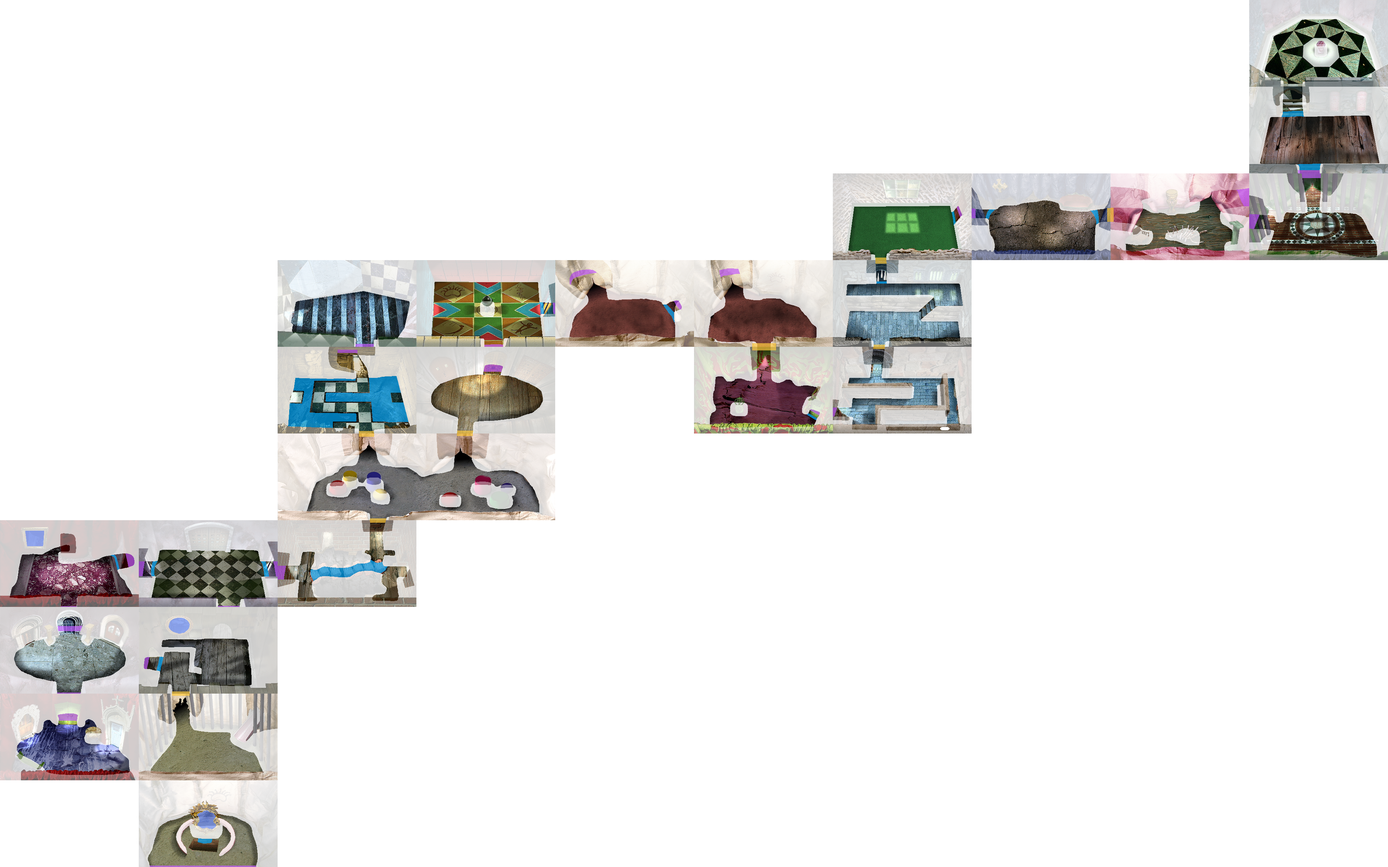
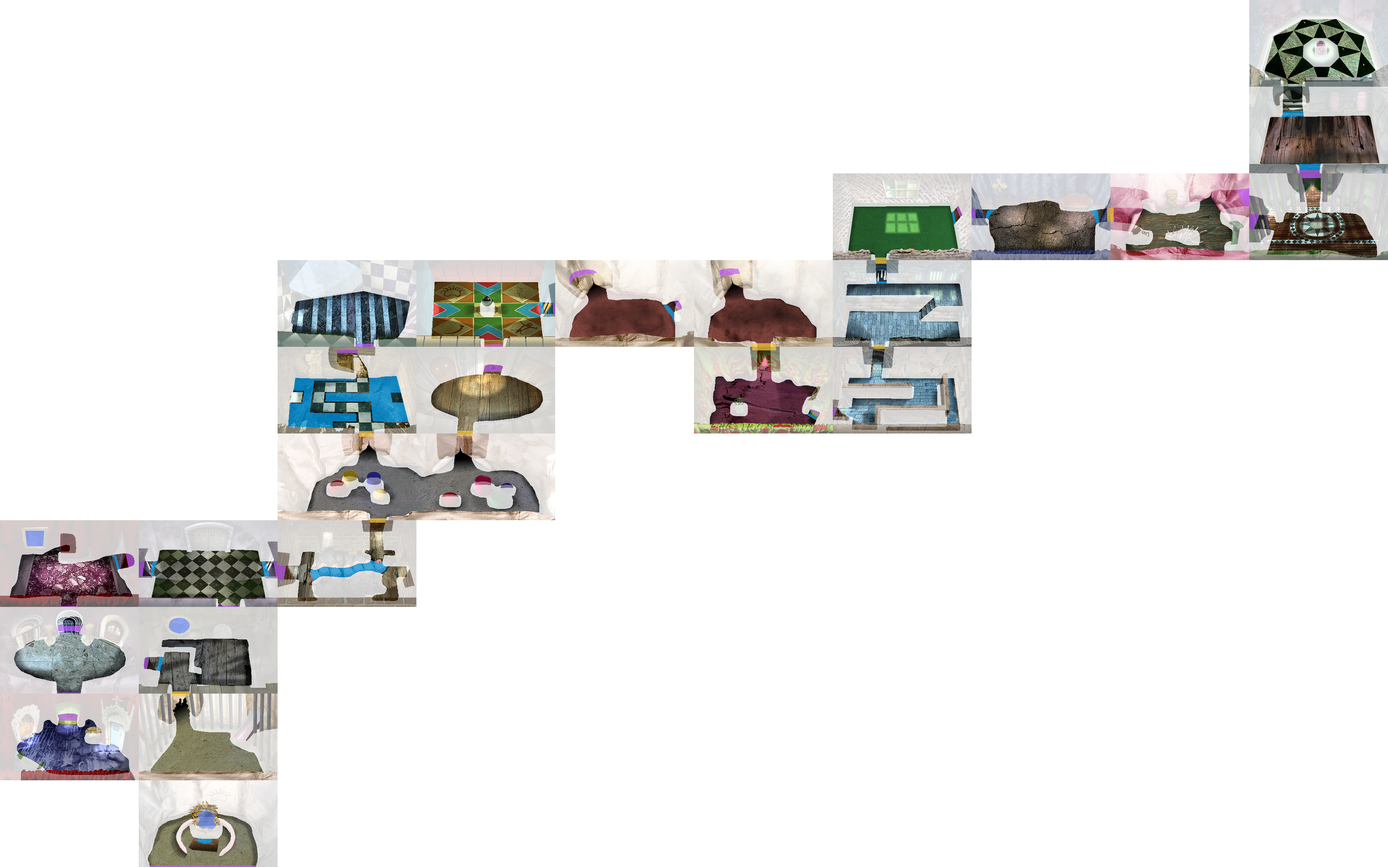
Two versions of the same layered image (w=1388, h=867). Layer-by-layer changes:
removed layer "Zelda_Collision_Solid" from group "Redo" over [939, 427, 950, 431]
